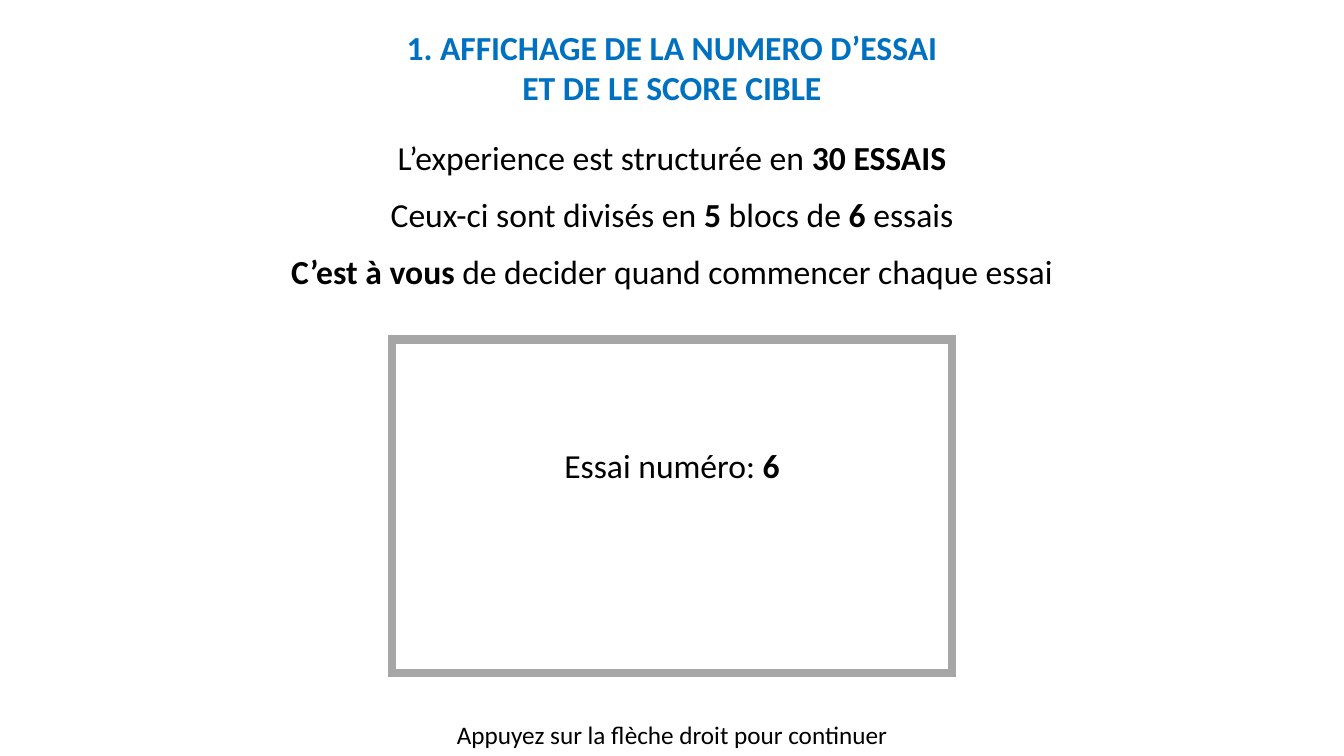
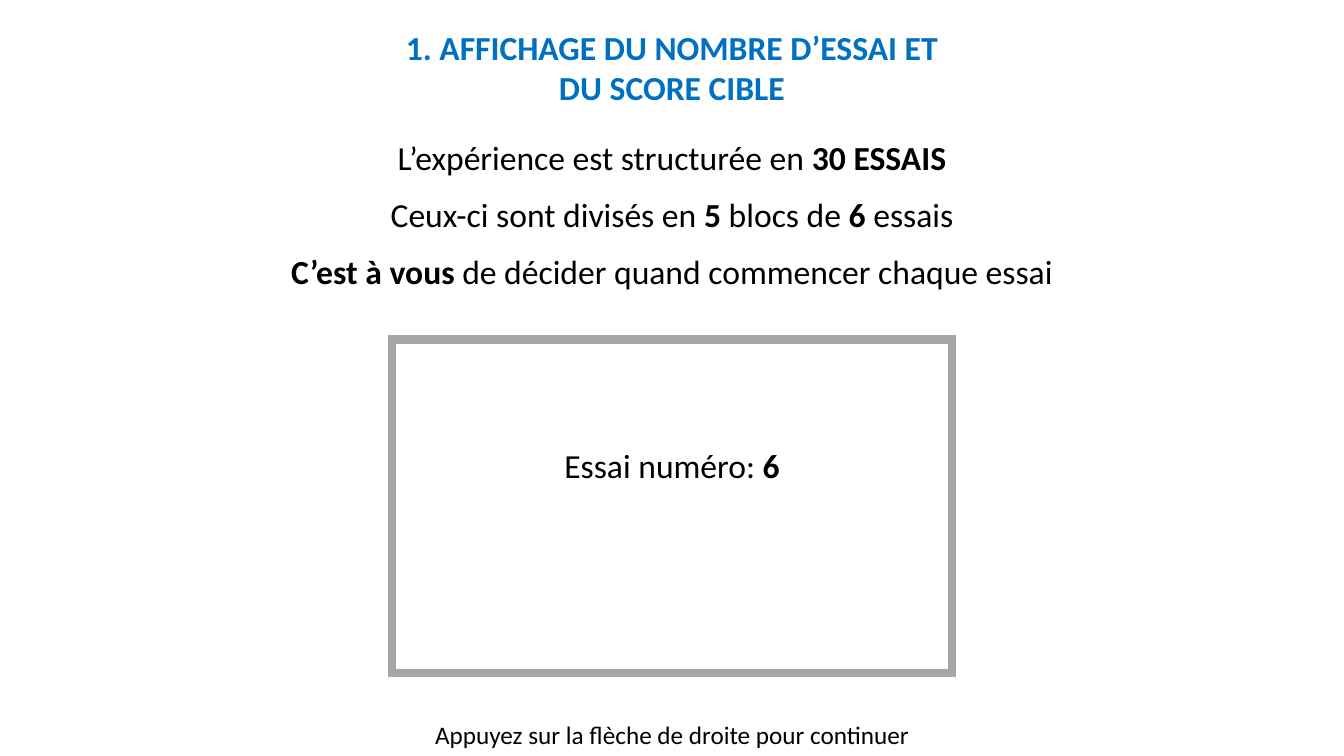
Before and after one commit to MBB-team/Online_Testing, a slide deck: slide 14 of src/Self_Efficacy/Stimuli/Instructions.pptx. Drawn at 1344x756 pixels with LibreOffice and Linux fonts; fonts in the diff are those of the drawing. Boxes give left, top, right and bottom in pixels: in the first picture for what was removed or moved away, otherwise in the second. Text is boxed around its words. In the diff, an @@ line names an element or a change of style, - is before the commit and + after.

```diff
--- a/src/Self_Efficacy/Stimuli/Instructions.pptx
+++ b/src/Self_Efficacy/Stimuli/Instructions.pptx
@@ text at box(406, 35, 938, 101): text changed @@
-1. AFFICHAGE DE LA NUMERO D’ESSAI ET DE LE SCORE CIBLE
+1. AFFICHAGE DU NOMBRE D’ESSAI ET DU SCORE CIBLE
@@ text at box(398, 146, 947, 176): text changed @@
-L’experience est structurée en 30 ESSAIS
+L’expérience est structurée en 30 ESSAIS
@@ text at box(291, 259, 1053, 290): text changed @@
-C’est à vous de decider quand commencer chaque essai
+C’est à vous de décider quand commencer chaque essai
@@ text at box(435, 726, 909, 748): text changed @@
-Appuyez sur la flèche droit pour continuer
+Appuyez sur la flèche de droite pour continuer
```
Also in this commit, not shown: 44 other slides changed, 45 other files.
